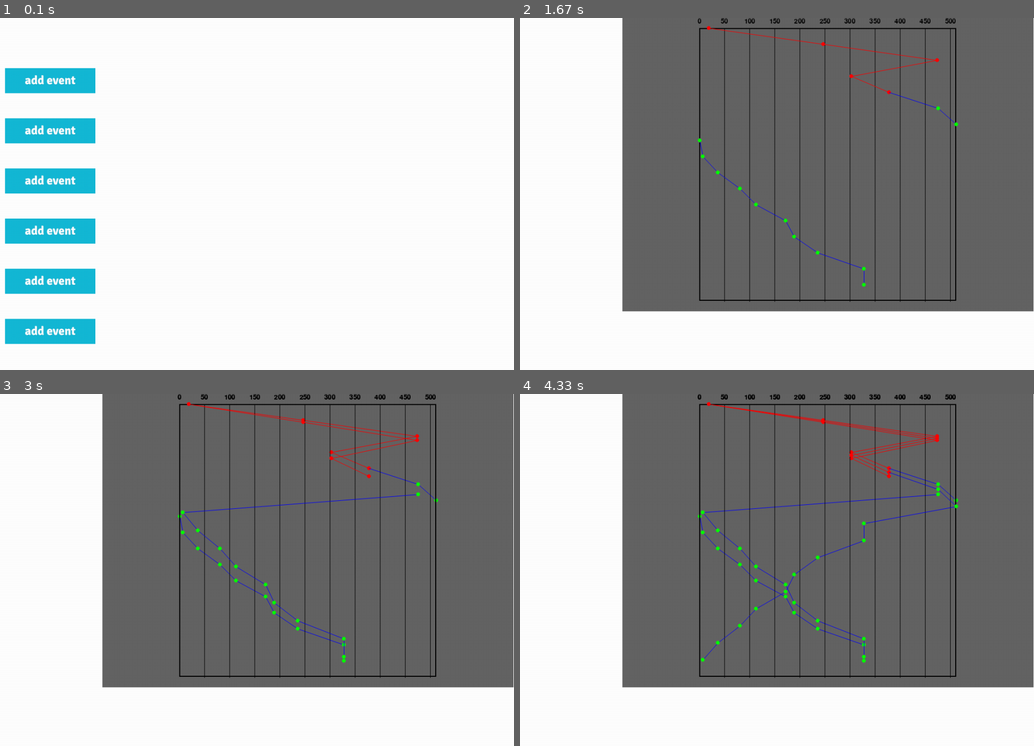
Above: before the commit, frames 1-4 (two rows, left to right).
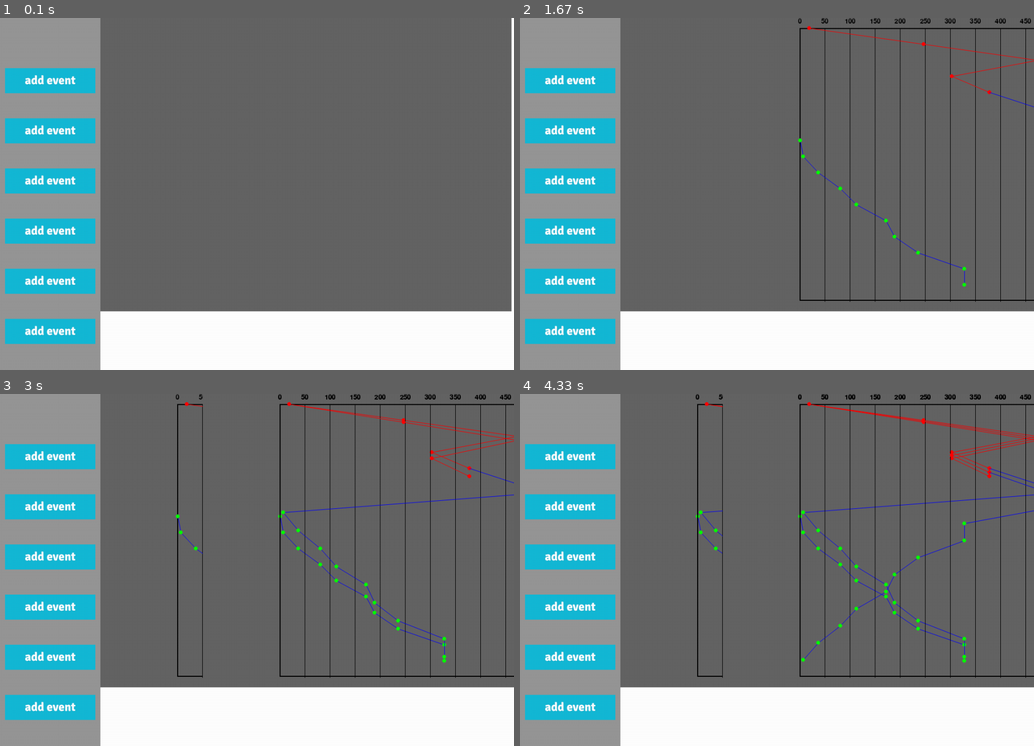
Above: after the commit, the same moments.

Repository: farfanoide/simuladorHDD
Game: pygame game, started from classTest.py
Same seed, same stepped clock (60 frames per second), same inputs: the game is played once before the commit and once after it. The source is Python 2; it was converted automatically to run under Python 3.
Inputs (mouse positions are in pixels of both pictures, inside the frame that each line leads up to):
- Up to frame 1 (0.1 s): no input
- Up to frame 2 (1.67 s): press the mouse at (653, 123) at 1.37 s; move the mouse to (622, 155) at 1.47 s; release the mouse at (591, 183) at 1.6 s
- Up to frame 3 (3 s): click (61, 492) at 2.72 s
- Up to frame 4 (4.33 s): click (607, 605) at 3.05 s

The runs differ from the first frame. In frame 1, 79% of the frame differs, in the area x 0-100%, y 0-100%; in frame 2, 22%; in frame 3, 23%; in frame 4, 24%.

Commit message:
blit that shit

Diff:
--- a/classTest.py
+++ b/classTest.py
@@ -36,7 +36,6 @@
 
 #creamos superficie grafico
 g = ScreenAlgorithms((1024,702),black,lote)
-screen.blit(g.graphic_screen,(0,0))
 screen.blit(button.img, button.pos)
 screen.blit(button2.img, button2.pos)
 screen.blit(button3.img, button3.pos)
@@ -67,8 +66,7 @@
                 movs = str(results[0][1])
                 dire = results[0][2]
                 g.print_graphic(reqs)
-                screen.blit(g.graphic_screen,(0,0))
-                print button.action
+                #pygame.display.update()
           # for button in
 
           # for button in menu.buttons:
@@ -84,7 +82,9 @@
             # print button2.executeAction()
 
 
-        # pygame.display.flip()
+        screen.blit(g.graphic_screen,(200,0))
+        g.graphic_screen.blit(g.graphic.graphic_sfc,(0,0))
+        pygame.display.flip()
         if event.type == pygame.QUIT:
             run = False
         #faster dubugging
--- a/gui/graphic.py
+++ b/gui/graphic.py
@@ -7,6 +7,7 @@
 class Graphic():
 
     def __init__(self, rect, bkg_colour, pad=20):
+        self.rect = rect
         self.ax_x = rect[0]
         self.ax_y = rect[1]
         self.width = rect[2]
